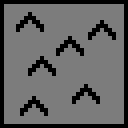
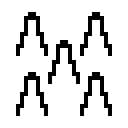
Layer changes from the first w=128, h=128 image to the second:
removed group "assets" (5 layers) over [12,12,116,116]
renamed "green - overlay" to "spikes", showed it, opacity 50% → 100%, moved it out of group "overlays", painted on it over [0,0,128,128]
removed layer "mountains" from group "assets" over [16,12,116,116]
hid group "fixed" (6 layers) over [0,0,128,128]
